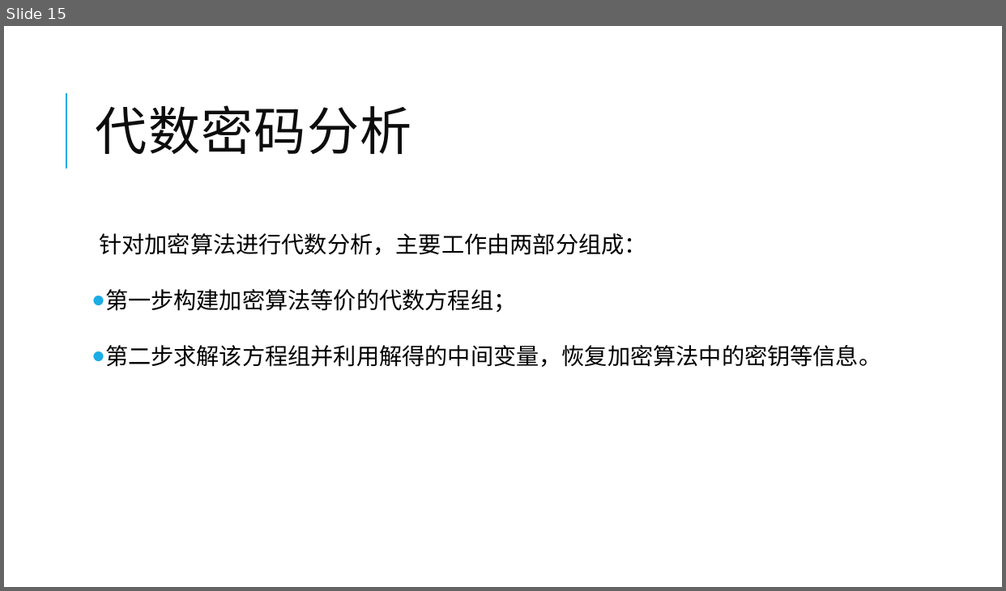
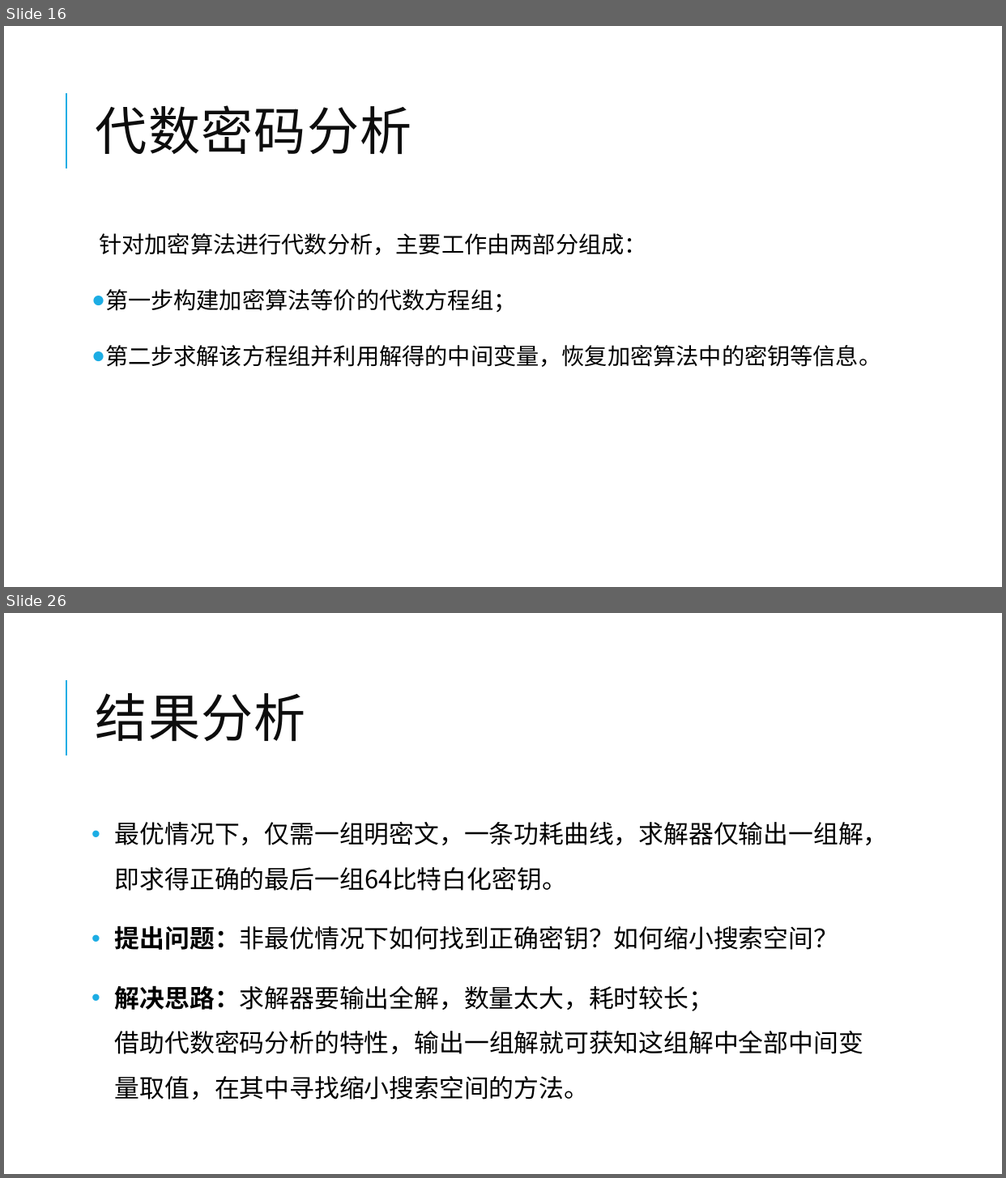
Before and after one commit to yberlin/hello-world, a slide deck: 数电/代数解析器与其密码学领域的应用.pptx. Shown one above the other, each under a label of ours: slide 15 before the commit, slides 16 and 26 after it; the slides between them are not shown. The pictures are 1006x591 and 1006x1178 pixels, drawn with LibreOffice and Linux fonts; fonts in the diff are those of the drawing. Boxes give left, top, right and bottom in pixels: in the first picture for what was removed or moved away, otherwise in the second. Text is boxed around its words. In the diff, an @@ line names an element or a change of style, - is before the commit and + after.

```diff
--- a/数电/代数解析器与其密码学领域的应用.pptx
+++ b/数电/代数解析器与其密码学领域的应用.pptx
@@ slide 26 added at bbox=[4, 613, 1002, 1174], background #FFFFFF; not listed: 1 template element that a slide beside it also shows @@
@@ title added at bbox=[96, 693, 306, 741], 50 pt, text #0D0D0D @@
+结果分析
@@ text added at bbox=[115, 822, 889, 1100], 24 pt, text #000000 @@
+• 最优情况下，仅需一组明密文，一条功耗曲线，求解器仅输出一组解，即求得正确的最后一组64比特白化密钥。
+• 提出问题：非最优情况下如何找到正确密钥？如何缩小搜索空间？
+• 解决思路：求解器要输出全解，数量太大，耗时较长；
+  借助代数密码分析的特性，输出一组解就可获知这组解中全部中间变量取值，在其中寻找缩小搜索空间的方法。
@@ what was slide 15 is now slide 16 @@
```
Also in this commit, not shown: 7 slides changed, 13 other slides added, 1 slide removed.
